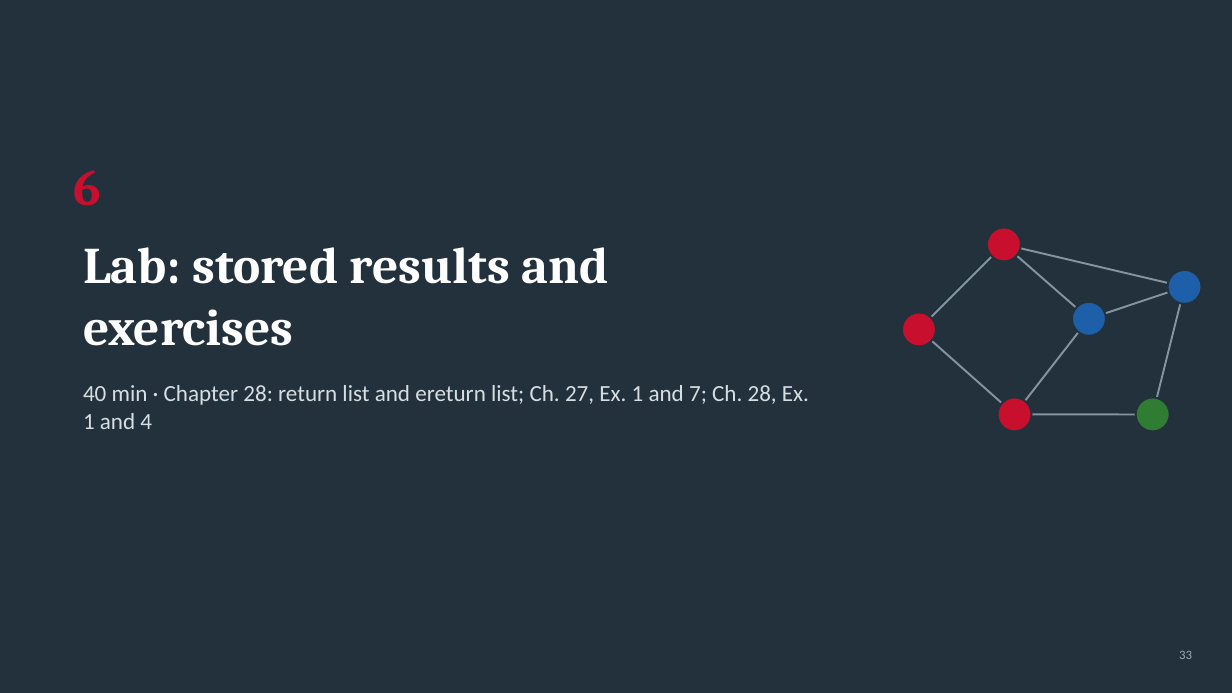
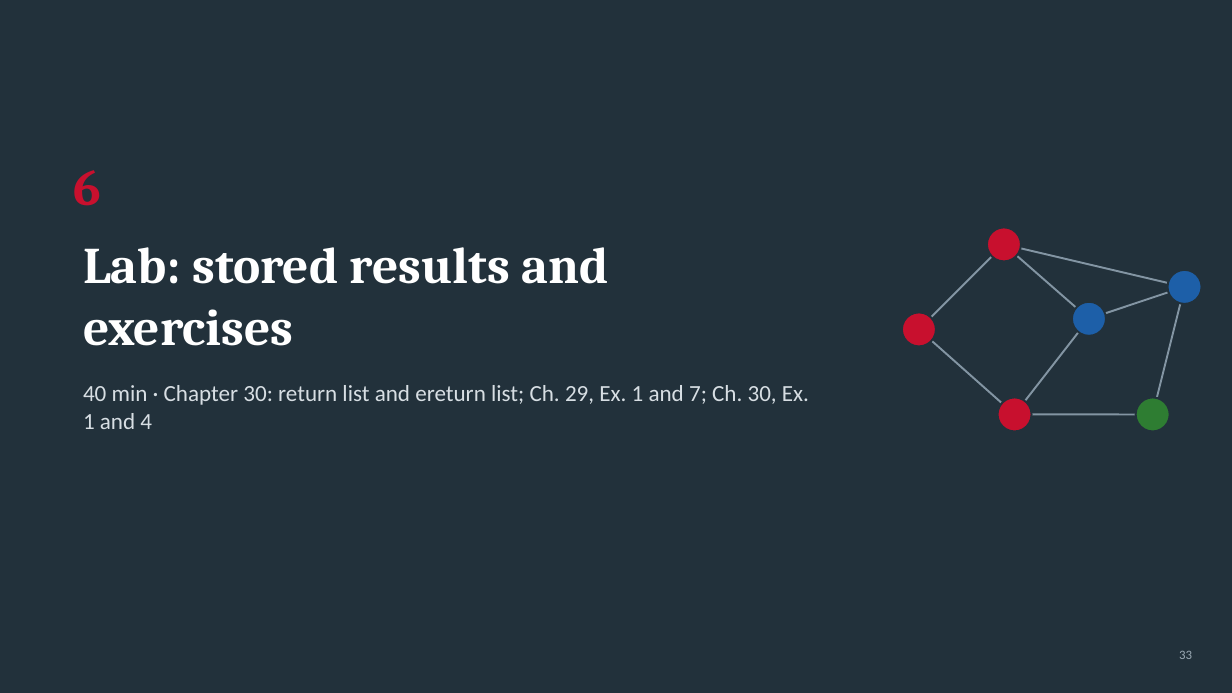
Before and after one commit to thomas-u-grund/nwcommands, a slide deck: slide 33 of website/book/teaching/slides/courseA_week12_complete_analysis.pptx. Drawn at 1232x693 pixels with LibreOffice and Linux fonts; fonts in the diff are those of the drawing. Boxes give left, top, right and bottom in pixels: in the first picture for what was removed or moved away, otherwise in the second. Text is boxed around its words. In the diff, an @@ line names an element or a change of style, - is before the commit and + after.

```diff
--- a/website/book/teaching/slides/courseA_week12_complete_analysis.pptx
+++ b/website/book/teaching/slides/courseA_week12_complete_analysis.pptx
@@ text at (83, 385, 809, 429): text changed @@
-40 min · Chapter 28: return list and ereturn list; Ch. 27, Ex. 1 and 7; Ch. 28, Ex. 1 and 4
+40 min · Chapter 30: return list and ereturn list; Ch. 29, Ex. 1 and 7; Ch. 30, Ex. 1 and 4
```
Also in this commit, not shown: 16 other slides changed, 53 other files.
